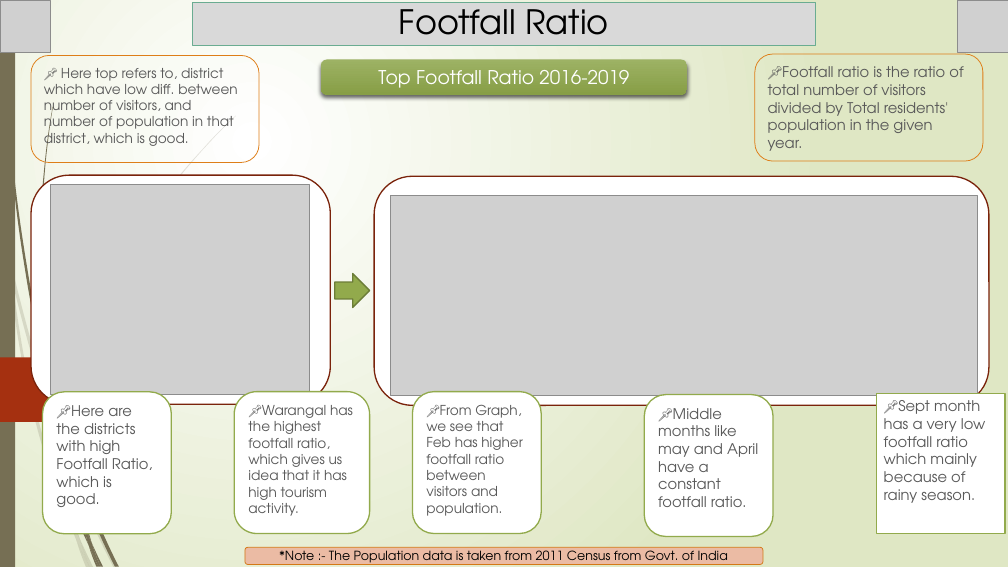
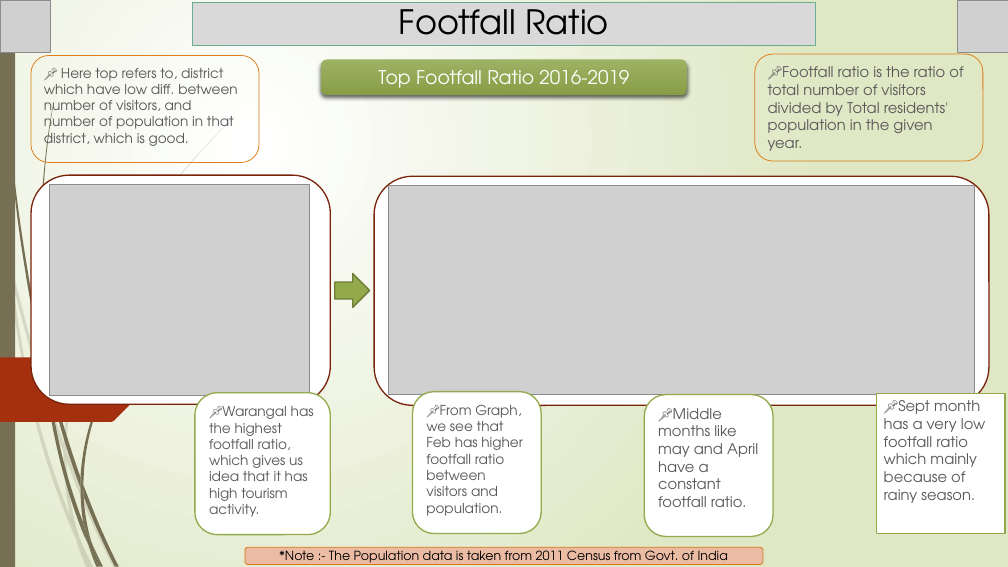
Before and after one commit to Kartik-Lohar/Telangana_Tourism, a slide deck: slide 12 of Tourism Challenge by Codebasics.pptx. Drawn at 1008x567 pixels with LibreOffice and Linux fonts; fonts in the diff are those of the drawing; grey boxes stand for pictures. Boxes give left, top, right and bottom in pixels: in the first picture for what was removed or moved away, otherwise in the second. Text is boxed around its words. In the diff, an @@ line names an element or a change of style, - is before the commit and + after.

```diff
--- a/Tourism Challenge by Codebasics.pptx
+++ b/Tourism Challenge by Codebasics.pptx
@@ picture: place and size @@
-picture at [391, 195, 977, 395]
+picture at [389, 185, 975, 394]
@@ rounded rectangle removed at [42, 392, 171, 534] @@
-📌Here are the districts with high Footfall Ratio, which is good.
@@ rounded rectangle "📌Warangal has the highest footfall ...": place and size @@
-rounded rectangle "📌Warangal has the highest footfall ..." at [234, 392, 370, 534]
+rounded rectangle "📌Warangal has the highest footfall ..." at [195, 392, 330, 535]
@@ freeform shape added at [64, 443, 67, 461], fill #766F54 at 20% opacity @@
@@ freeform shape added at [80, 477, 83, 496], fill #766F54 @@
```
Also in this commit, not shown: 14 other slides changed, 1 slide added, 1 other file.
